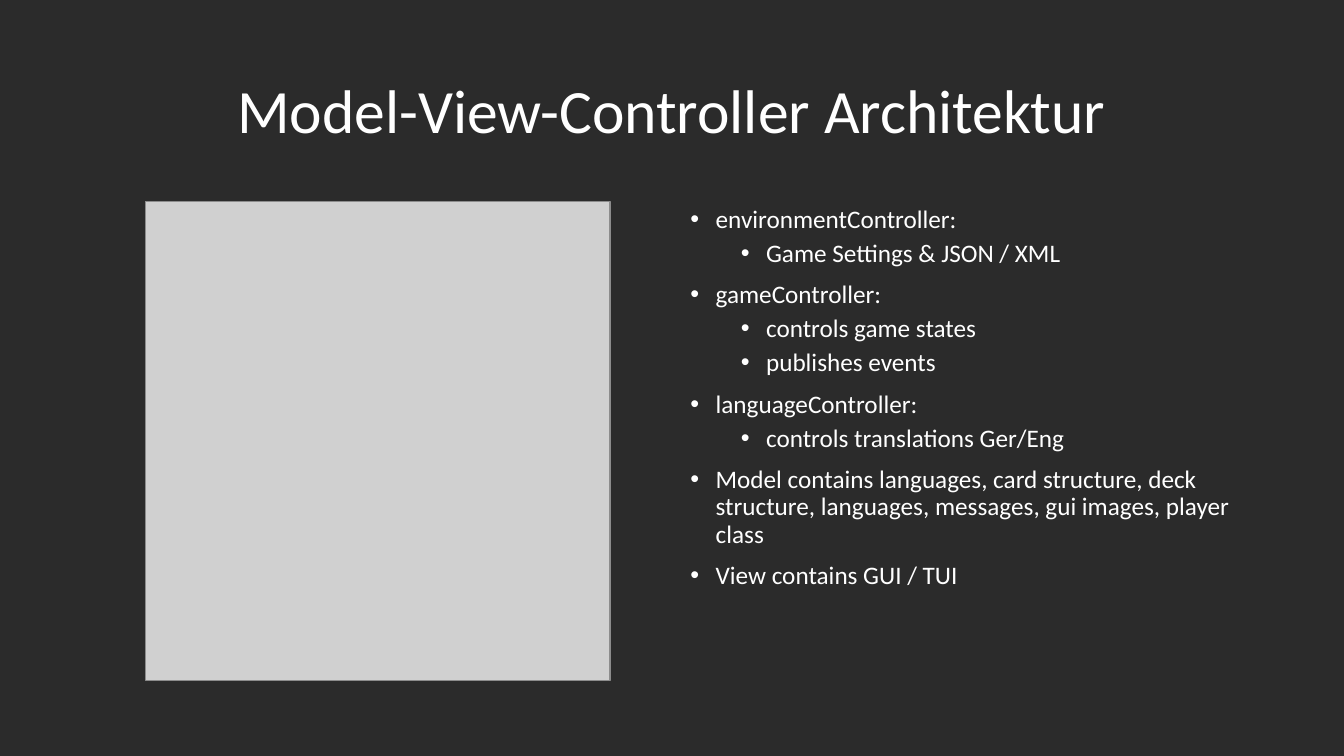
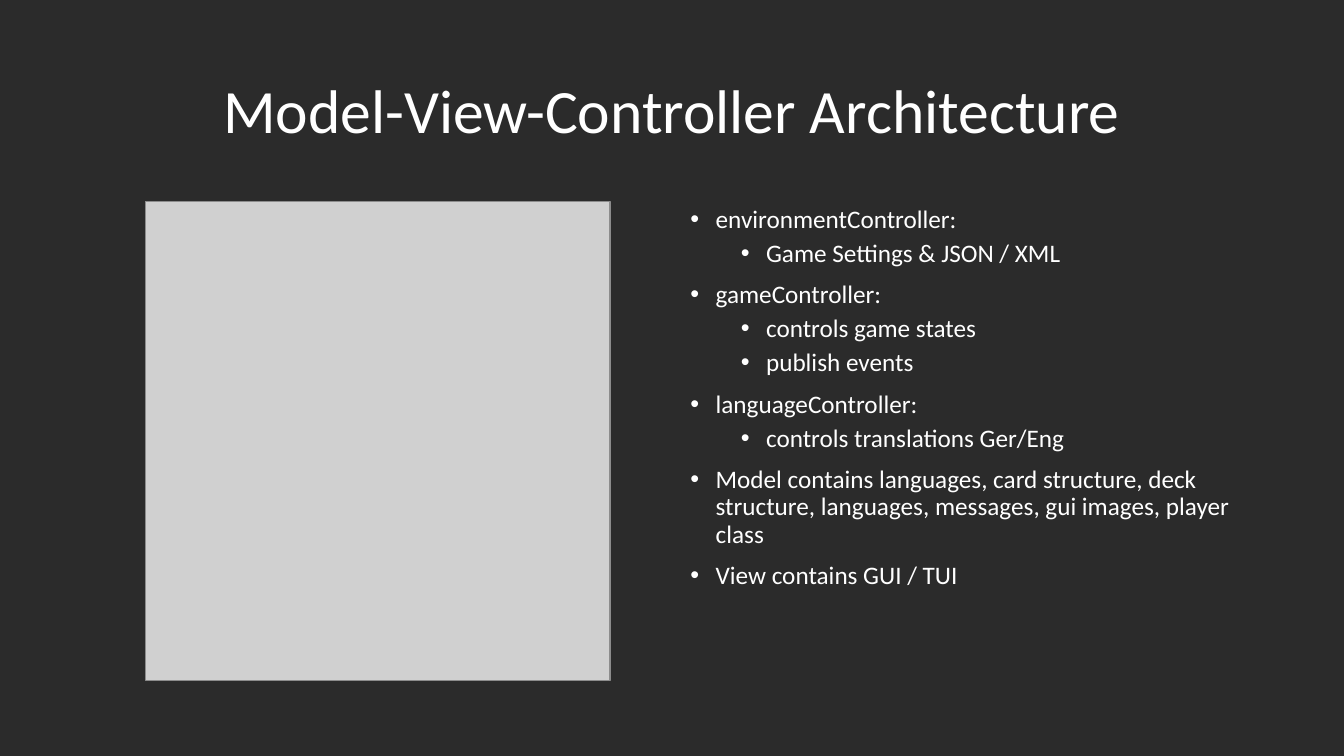
Before and after one commit to segidev/htwg.se.awol, a slide deck: slide 9 of Projektpräsentation SE.pptx (slide 8 before the commit). Drawn at 1344x756 pixels with LibreOffice and Linux fonts; fonts in the diff are those of the drawing; grey boxes stand for pictures; background and template pictures are left out; a plain dark background stands for a picture behind light text. Boxes give left, top, right and bottom in pixels: in the first picture for what was removed or moved away, otherwise in the second. Text is boxed around its words. In the diff, an @@ line names an element or a change of style, - is before the commit and + after.

```diff
--- a/Projektpräsentation SE.pptx
+++ b/Projektpräsentation SE.pptx
@@ title at bbox=[223, 90, 1119, 134]: text changed @@
-Model-View-Controller Architektur
+Model-View-Controller Architecture
@@ text at bbox=[766, 353, 913, 375]: text changed @@
-  • publishes events
+  • publish events
```
Also in this commit, not shown: 9 other slides changed, 3 slides added, 3 slides removed.
